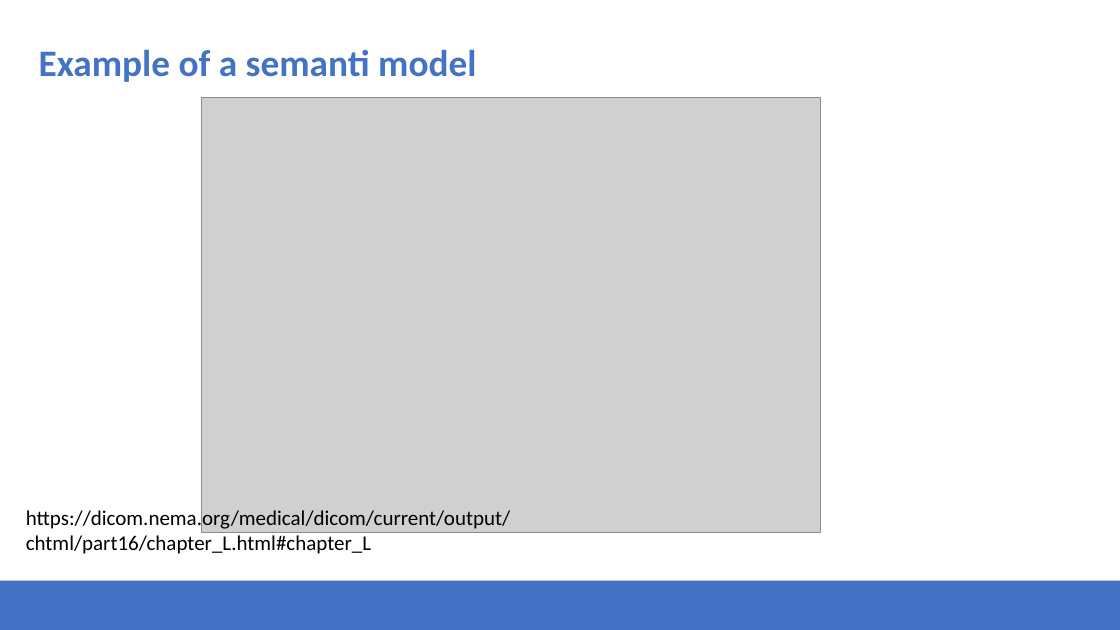
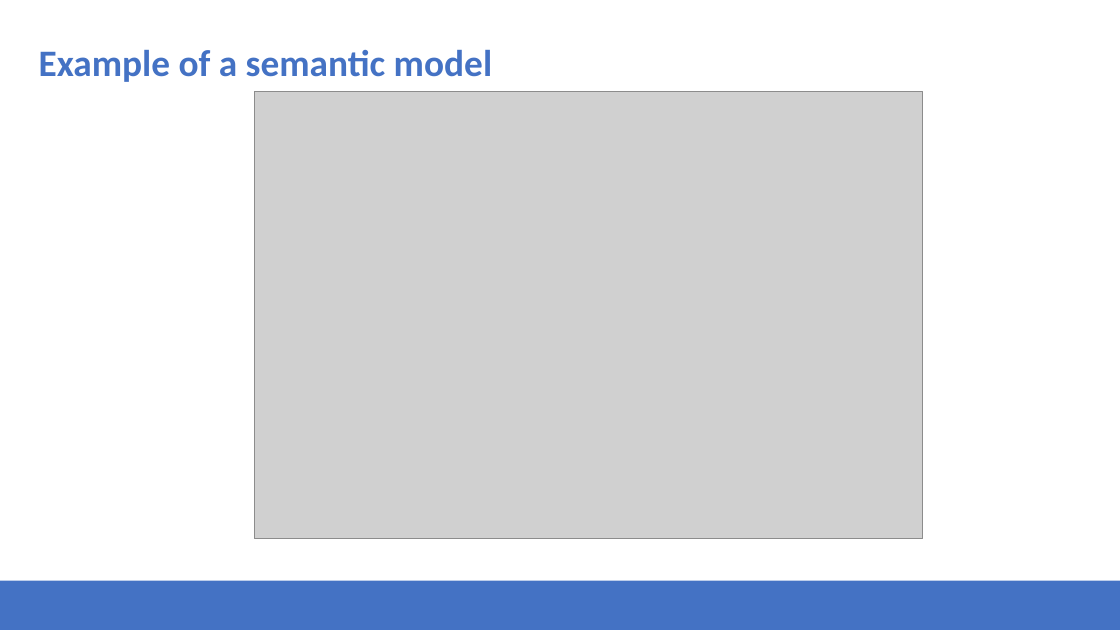
Before and after one commit to Health-RI/health-ri-metadata, a slide deck: slide 21 of Presentations/31082023HRI_Metadata_Schema_ImagingGroup_KickOff.pptx. Drawn at 1120x630 pixels with LibreOffice and Linux fonts; fonts in the diff are those of the drawing; grey boxes stand for pictures; background and template pictures are left out. Boxes give left, top, right and bottom in pixels: in the first picture for what was removed or moved away, otherwise in the second. Text is boxed around its words. In the diff, an @@ line names an element or a change of style, - is before the commit and + after.

```diff
--- a/Presentations/31082023HRI_Metadata_Schema_ImagingGroup_KickOff.pptx
+++ b/Presentations/31082023HRI_Metadata_Schema_ImagingGroup_KickOff.pptx
@@ title at (39, 50, 492, 82): text changed @@
-Example of a semanti model
+Example of a semantic model
@@ picture: place and size @@
-picture at (202, 97, 820, 533)
+picture at (255, 92, 923, 539)
@@ text removed at (26, 508, 510, 554) @@
-https://dicom.nema.org/medical/dicom/current/output/chtml/part16/chapter_L.html#chapter_L
```
Also in this commit, not shown: 4 other slides changed, 2 other files.
